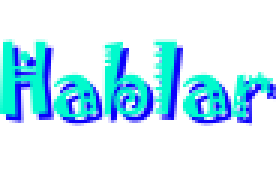
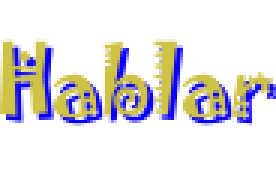
Revision of a layered 276x177 image; what changed, layer by layer:
added layer "Hablar hover" above "Hablar" over [0, 39, 273, 120]
hid "Hablar" over [0, 39, 273, 120]
